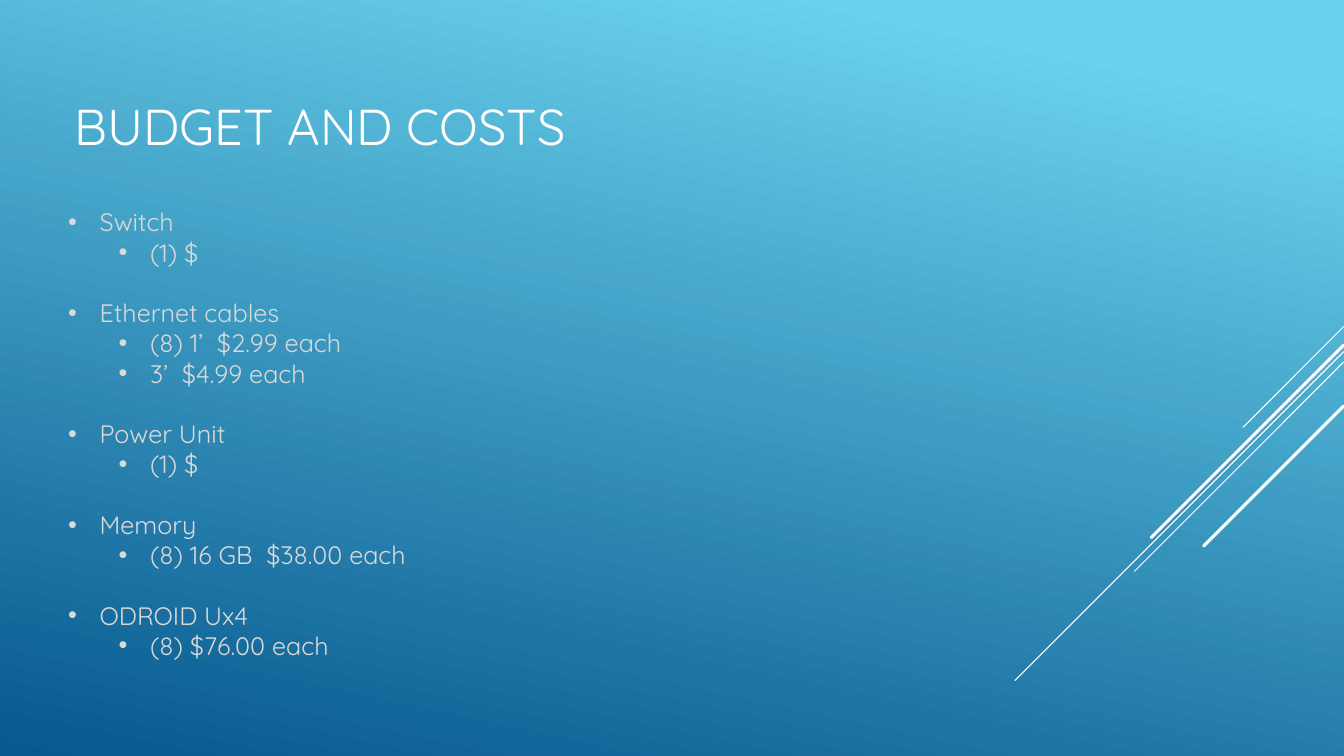
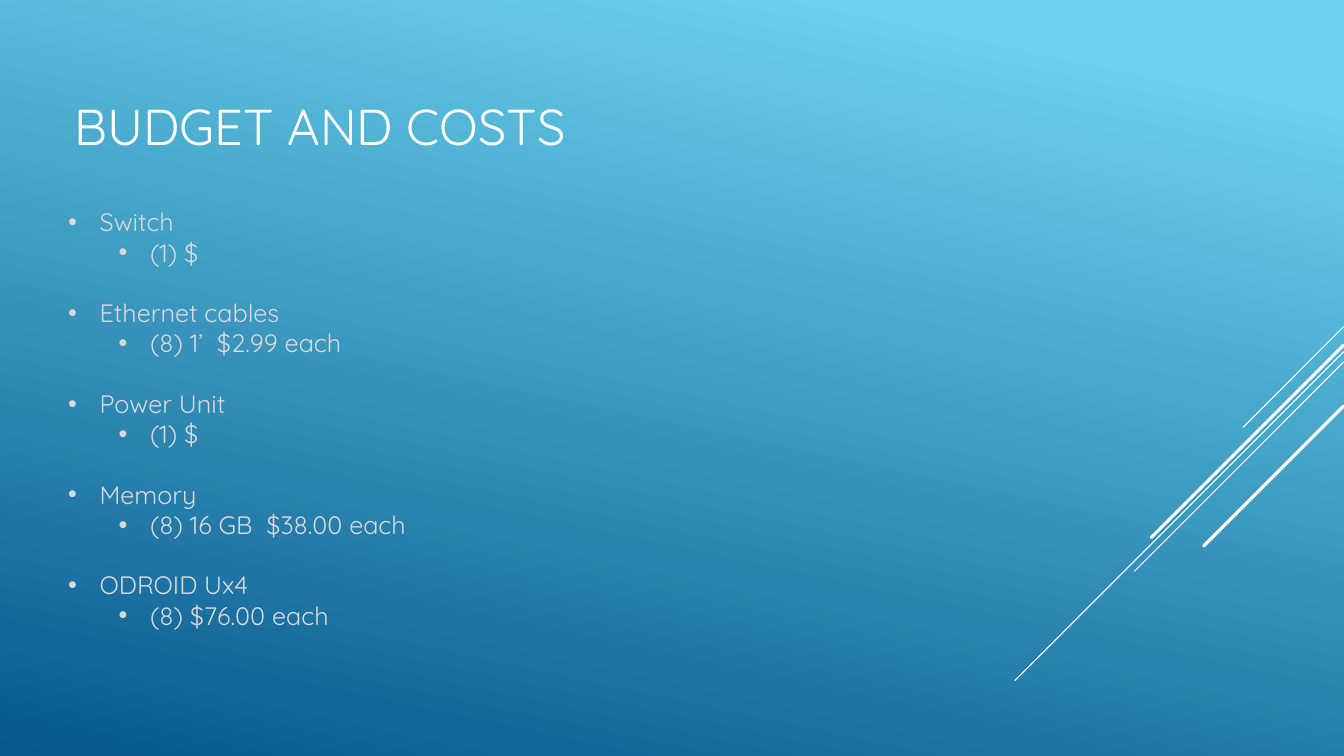
Before and after one commit to SDSMT-CSC464-F15/arm, a slide deck: slide 11 of Documents/ClientPresent2.pptx. Drawn at 1344x756 pixels with LibreOffice and Linux fonts; fonts in the diff are those of the drawing. Boxes give left, top, right and bottom in pixels: in the first picture for what was removed or moved away, otherwise in the second. Text is boxed around its words. In the diff, an @@ line names an element or a change of style, - is before the commit and + after.

Commit message:
Edited budget

```diff
--- a/Documents/ClientPresent2.pptx
+++ b/Documents/ClientPresent2.pptx
@@ text at (150,356,306,387): paragraph removed @@
-  • 3’ $4.99 each
```
Also in this commit, not shown: 1 other slide changed.
